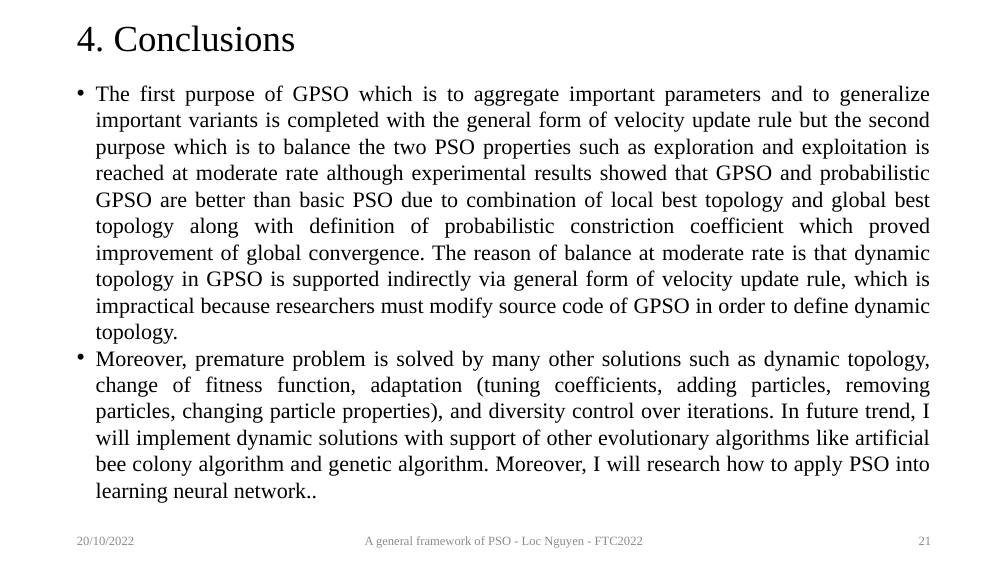
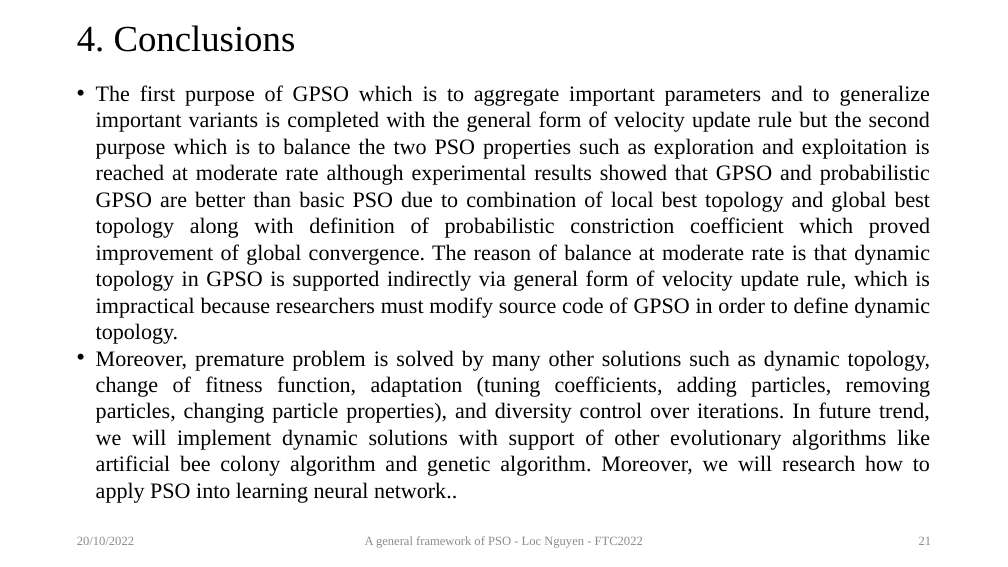
Before and after one commit to ngphloc/ai, a slide deck: slide 21 of 2_design/pso/GeneralPSO.pptx. Drawn at 1008x567 pixels with LibreOffice and Linux fonts; fonts in the diff are those of the drawing. Boxes give left, top, right and bottom in pixels: in the first picture for what was removed or moved away, otherwise in the second. Text is boxed around its words. In the diff, an @@ line names an element or a change of style, - is before the commit and + after.

```diff
--- a/2_design/pso/GeneralPSO.pptx
+++ b/2_design/pso/GeneralPSO.pptx
@@ text at (96,350,930,503): text changed @@
-• Moreover, premature problem is solved by many other solutions such as dynamic topology, change of fitness function, adaptation (tuning coefficients, adding particles, removing particles, changing particle properties), and diversity control over iterations. In future trend, I will implement dynamic solutions with support of other evolutionary algorithms like artificial bee colony algorithm and genetic algorithm. Moreover, I will research how to apply PSO into learning neural network..
+• Moreover, premature problem is solved by many other solutions such as dynamic topology, change of fitness function, adaptation (tuning coefficients, adding particles, removing particles, changing particle properties), and diversity control over iterations. In future trend, we will implement dynamic solutions with support of other evolutionary algorithms like artificial bee colony algorithm and genetic algorithm. Moreover, we will research how to apply PSO into learning neural network..
```
Also in this commit, not shown: 3 other slides changed, 2 other files.
